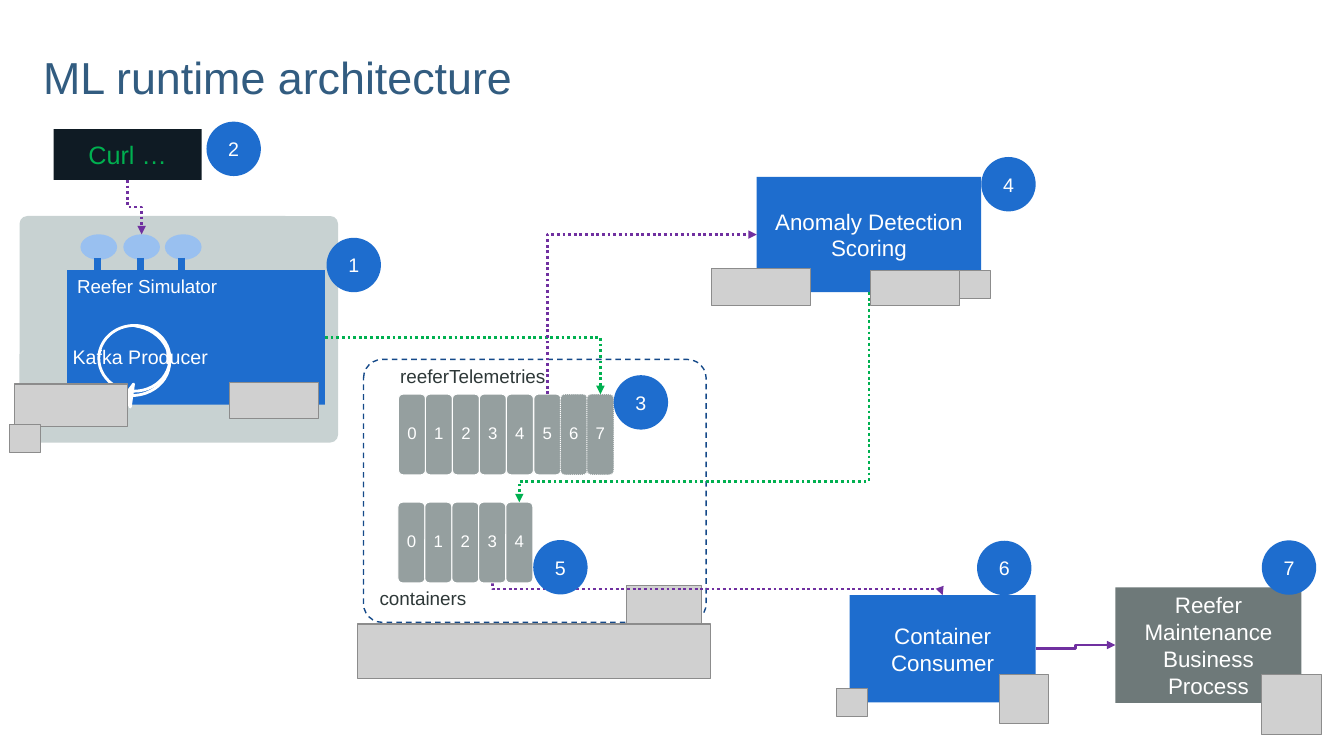
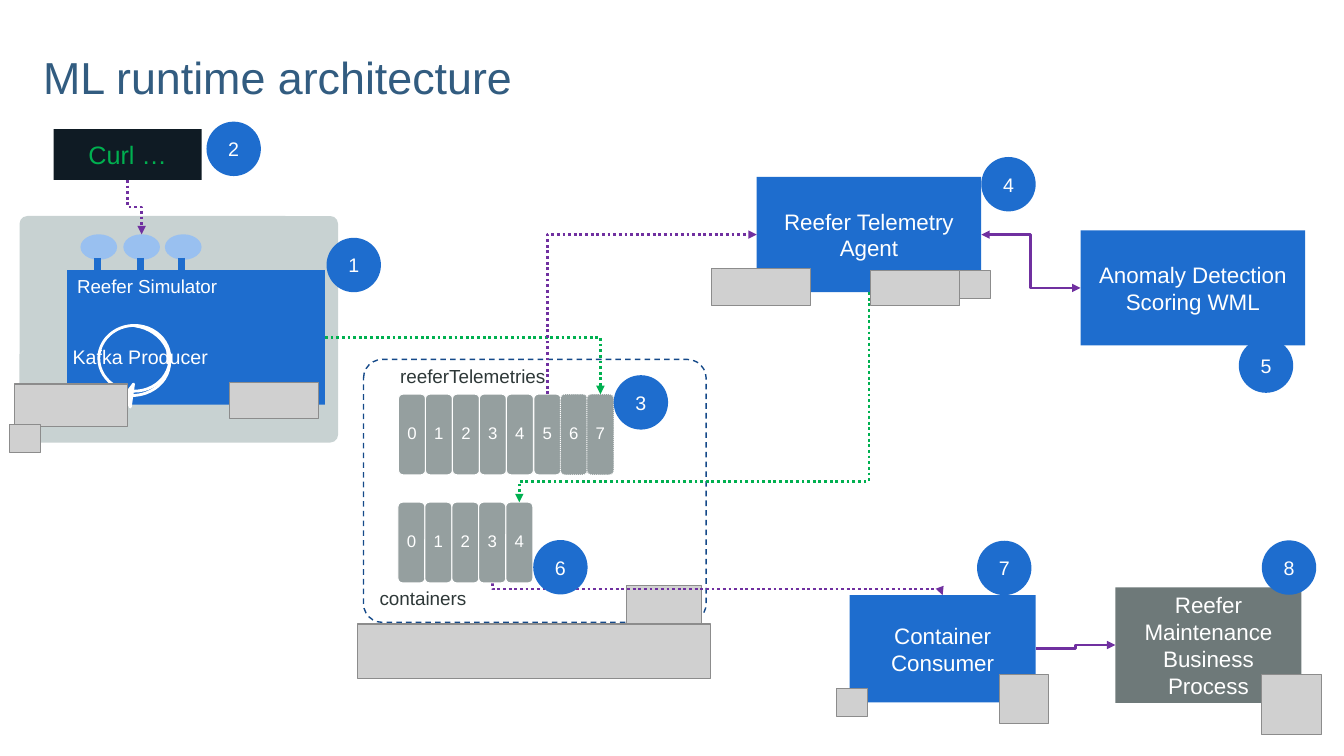
Before and after one commit to ibm-cloud-architecture/refarch-reefer-ml, a slide deck: slide 8 of docs/diagrams.pptx (slide 7 before the commit). Drawn at 1344x756 pixels with LibreOffice and Linux fonts; fonts in the diff are those of the drawing; grey boxes stand for pictures; background and template pictures are left out. Boxes give left, top, right and bottom in pixels: in the first picture for what was removed or moved away, otherwise in the second. Text is boxed around its words. In the diff, an @@ line names an element or a change of style, - is before the commit and + after.

```diff
--- a/docs/diagrams.pptx
+++ b/docs/diagrams.pptx
@@ text in rectangle at bbox=[784, 213, 954, 261]: text changed @@
-Anomaly Detection Scoring
+Reefer Telemetry Agent
@@ elbow double arrow added from (982, 235) to (1081, 288), #7030A0 2 pt @@
@@ rectangle added at bbox=[1081, 230, 1306, 345], fill #1E6DCE, 16 pt, text #FFFFFF @@
+Anomaly Detection Scoring WML
@@ ellipse added at bbox=[1239, 339, 1294, 393], fill #1E6DCE, 14 pt, text #FFFFFF @@
+5
@@ text in ellipse at bbox=[555, 561, 566, 575]: text changed @@
-5
+6
@@ text in ellipse at bbox=[999, 561, 1010, 575]: text changed @@
-6
+7
@@ text in ellipse at bbox=[1284, 561, 1295, 575]: text changed @@
-7
+8
```
Also in this commit, not shown: 3 other slides changed, 1 slide added, 27 other files.
